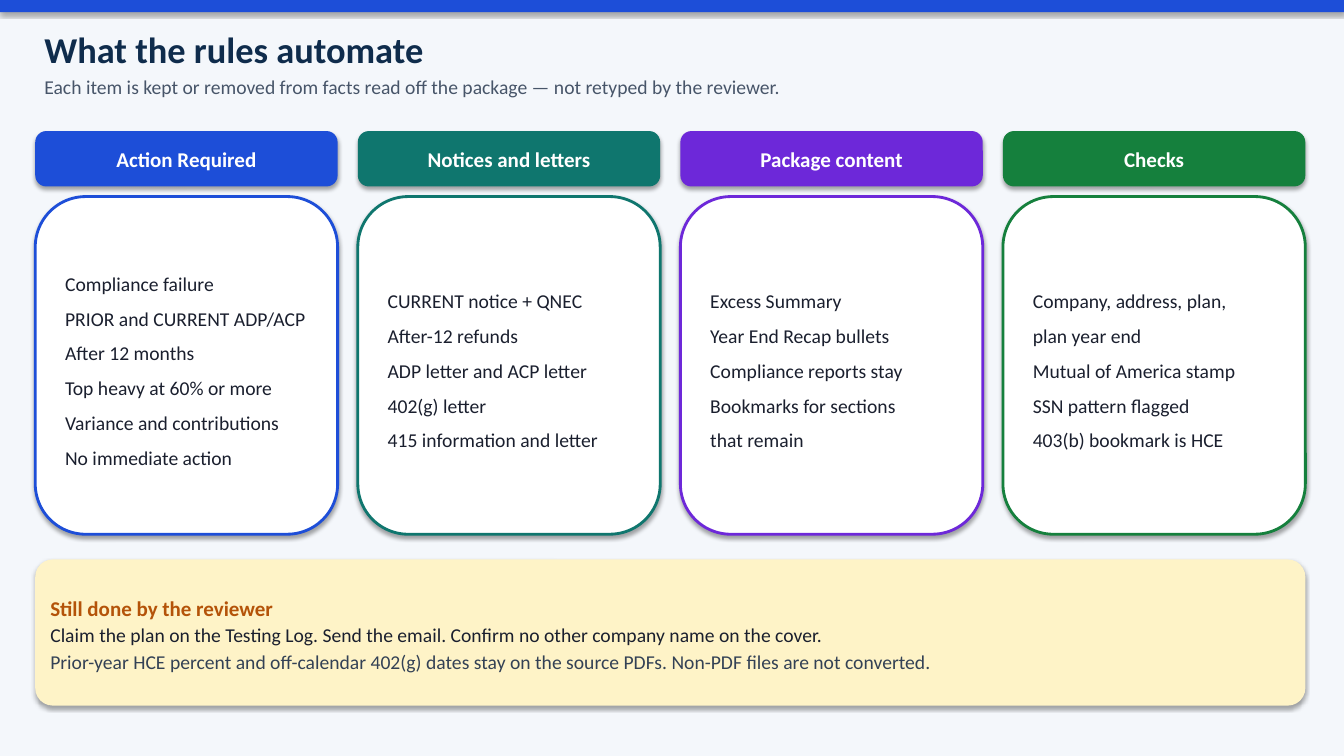
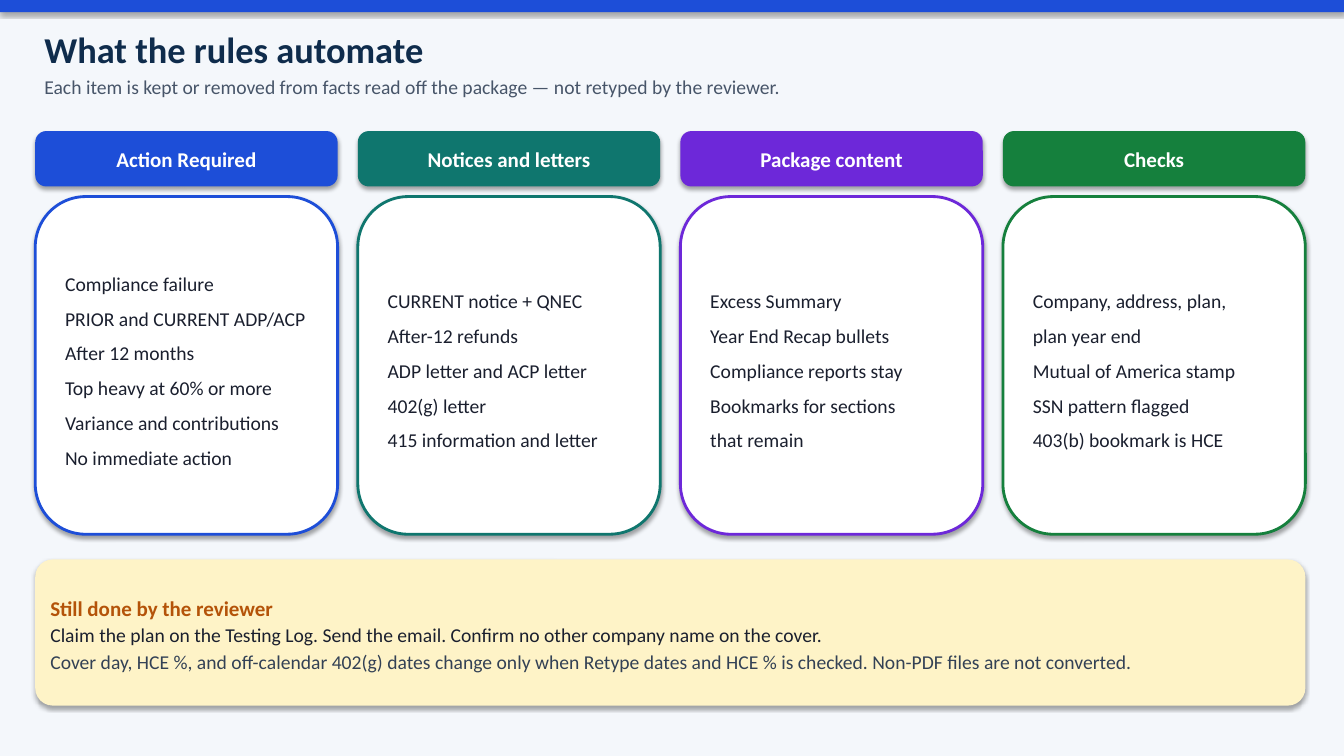
Before and after one commit to daminijaiswal1189-coder/document-processing-app, a slide deck: slide 4 of new-app/docs/Solution-Diagram.pptx. Drawn at 1344x756 pixels with LibreOffice and Linux fonts; fonts in the diff are those of the drawing. Boxes give left, top, right and bottom in pixels: in the first picture for what was removed or moved away, otherwise in the second. Text is boxed around its words. In the diff, an @@ line names an element or a change of style, - is before the commit and + after.

```diff
--- a/new-app/docs/Solution-Diagram.pptx
+++ b/new-app/docs/Solution-Diagram.pptx
@@ text in rounded rectangle at [50, 655, 1131, 673]: text changed @@
-Prior-year HCE percent and off-calendar 402(g) dates stay on the source PDFs. Non-PDF files are not converted.
+Cover day, HCE %, and off-calendar 402(g) dates change only when Retype dates and HCE % is checked. Non-PDF files are not converted.
```
Also in this commit, not shown: 1 other slide changed, 7 other files.
